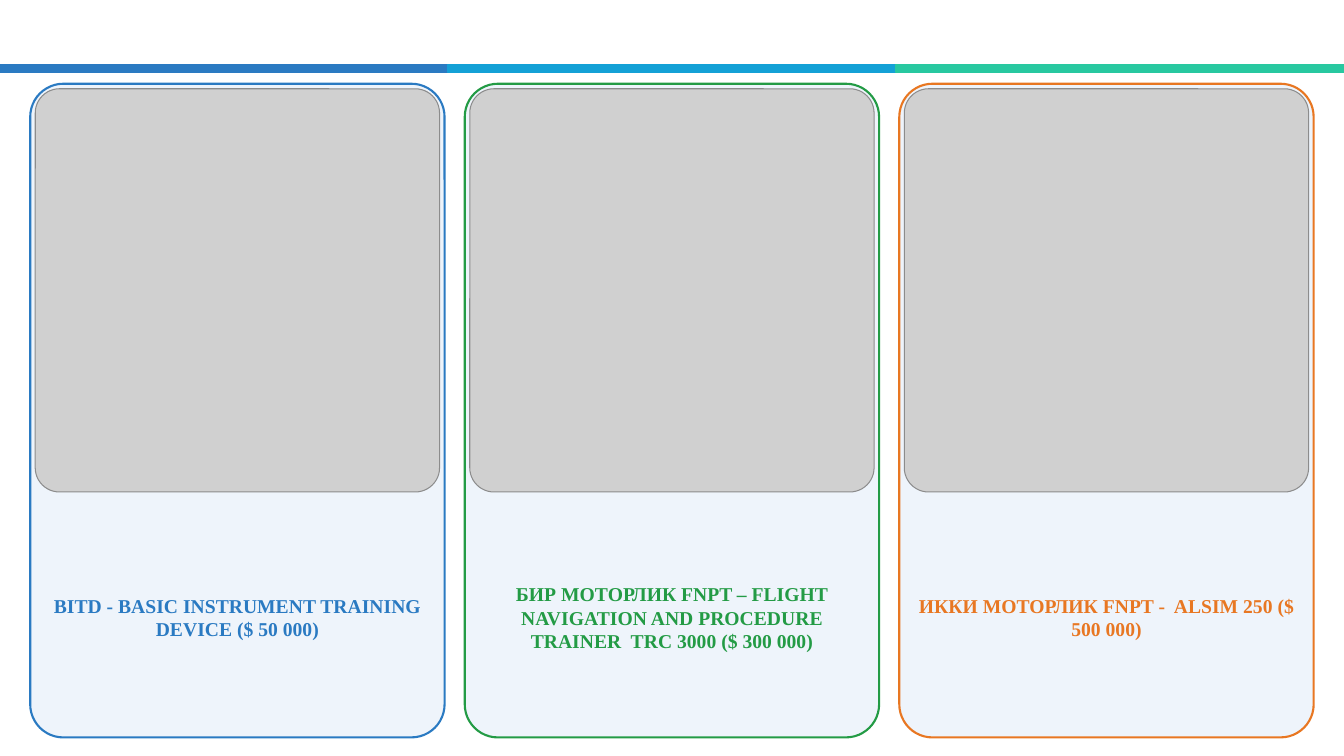
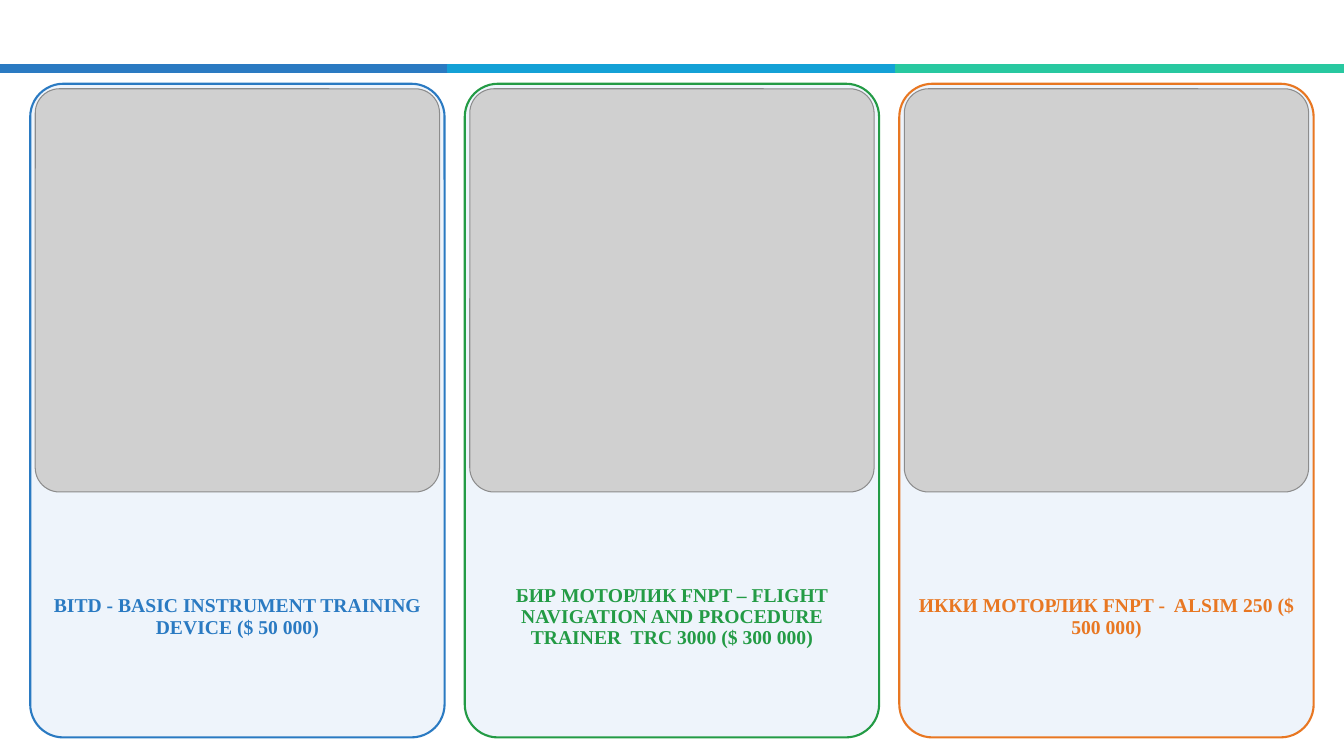
Before and after one commit to Dauitbay/Dauitbay, a slide deck: slide 13 of AVIACIYA_fakulteti_taqdimoti.pptx. Drawn at 1344x756 pixels with LibreOffice and Linux fonts; fonts in the diff are those of the drawing; grey boxes stand for pictures; background and template pictures are left out. Boxes give left, top, right and bottom in pixels: in the first picture for what was removed or moved away, otherwise in the second. Text is boxed around its words. In the diff, an @@ line names an element or a change of style, - is before the commit and + after.

```diff
--- a/AVIACIYA_fakulteti_taqdimoti.pptx
+++ b/AVIACIYA_fakulteti_taqdimoti.pptx
@@ line spacing 1 to 0.9 in 3 elements at bbox=[54, 599, 420, 638], bbox=[516, 589, 828, 648], bbox=[919, 599, 1272, 638] @@
```
Also in this commit, not shown: 9 other slides changed, 1 other file.
